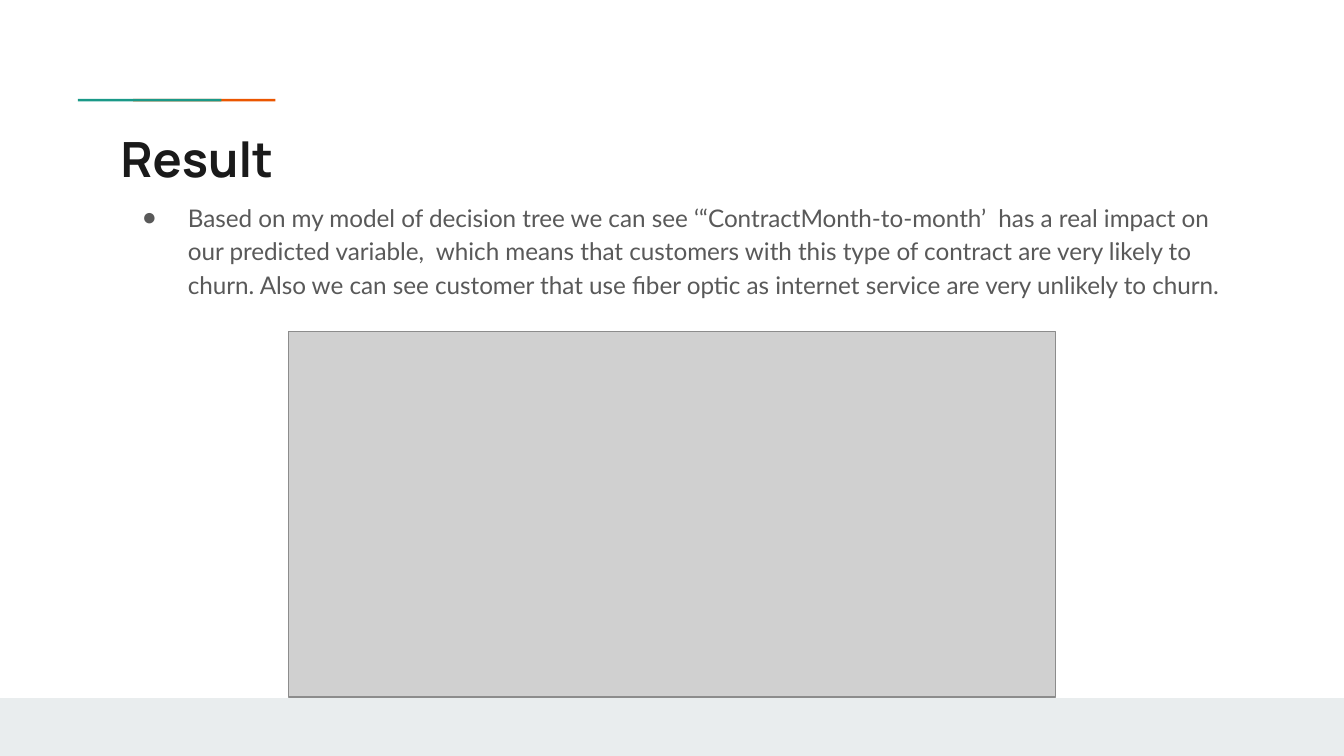
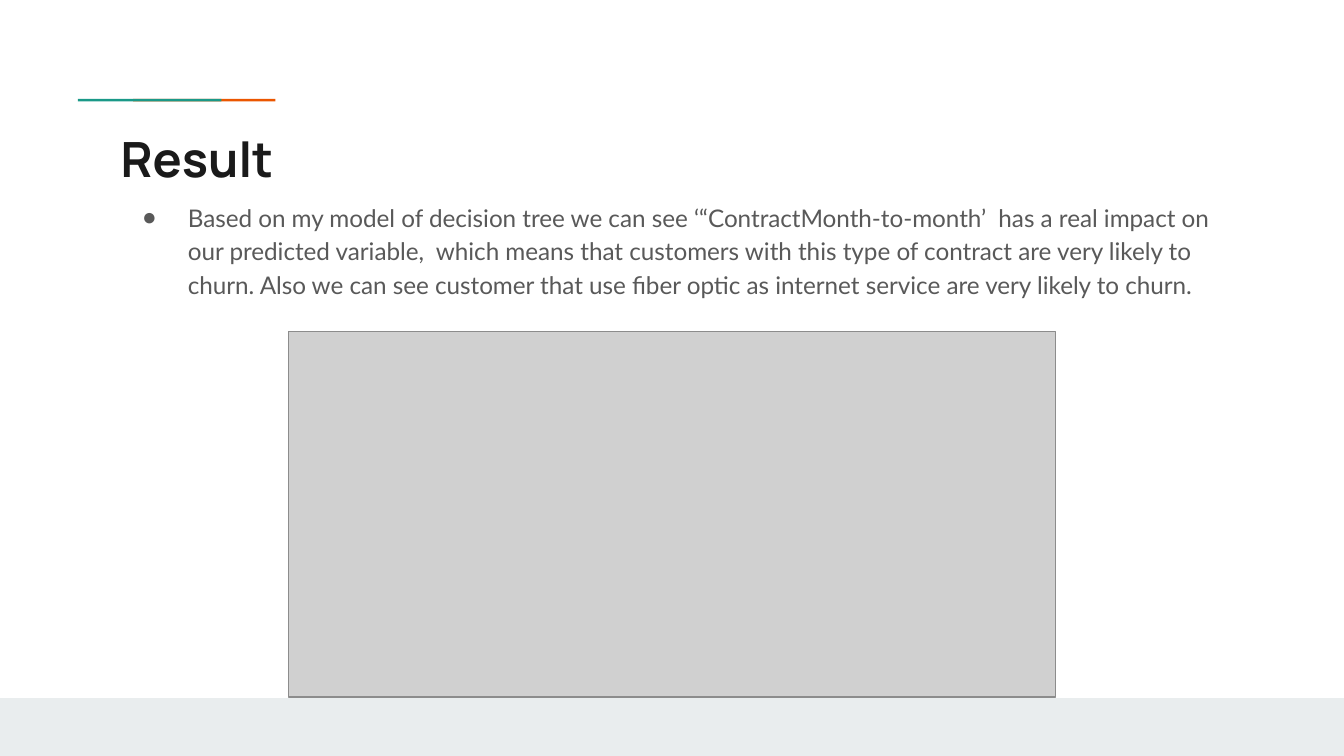
Before and after one commit to B1o0b1/Customer-Churn-Analysis, a slide deck: slide 14 of BI project Jean Franco Chosson .pptx. Drawn at 1344x756 pixels with LibreOffice and Linux fonts; fonts in the diff are those of the drawing; grey boxes stand for pictures; background and template pictures are left out. Boxes give left, top, right and bottom in pixels: in the first picture for what was removed or moved away, otherwise in the second. Text is boxed around its words. In the diff, an @@ line names an element or a change of style, - is before the commit and + after.

Commit message:
Final commit

```diff
--- a/BI project Jean Franco Chosson .pptx
+++ b/BI project Jean Franco Chosson .pptx
@@ text at box(188, 208, 1209, 298): text changed @@
-● Based on my model of decision tree we can see ‘“ContractMonth-to-month’ has a real impact on our predicted variable, which means that customers with this type of contract are very likely to churn. Also we can see customer that use fiber optic as internet service are very unlikely to churn.
+● Based on my model of decision tree we can see ‘“ContractMonth-to-month’ has a real impact on our predicted variable, which means that customers with this type of contract are very likely to churn. Also we can see customer that use fiber optic as internet service are very likely to churn.
```
Also in this commit, not shown: 1 other slide changed.
